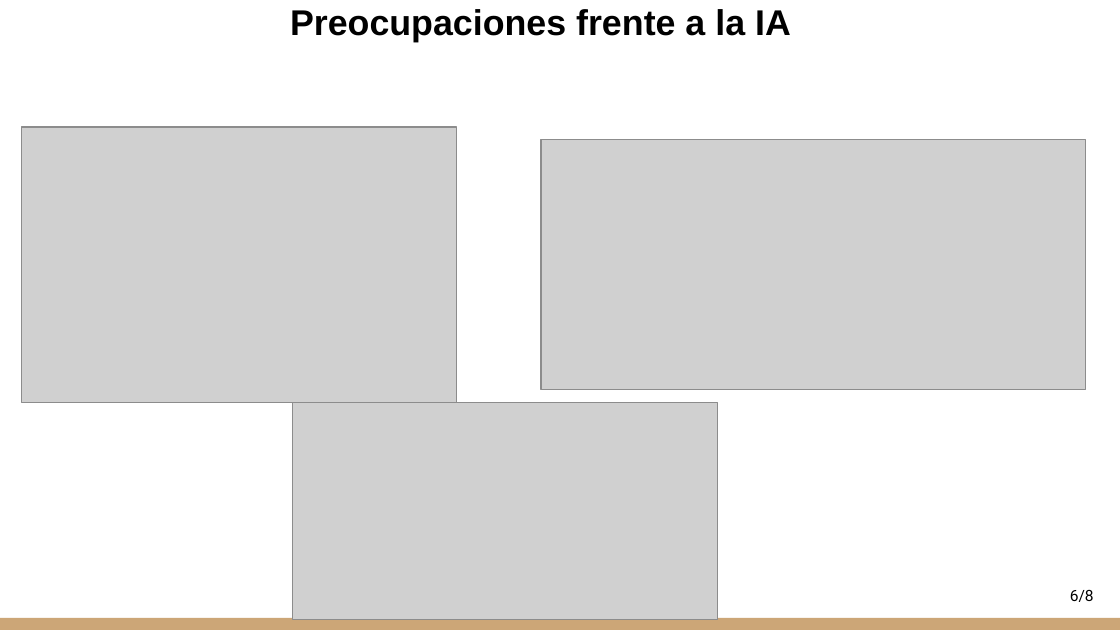
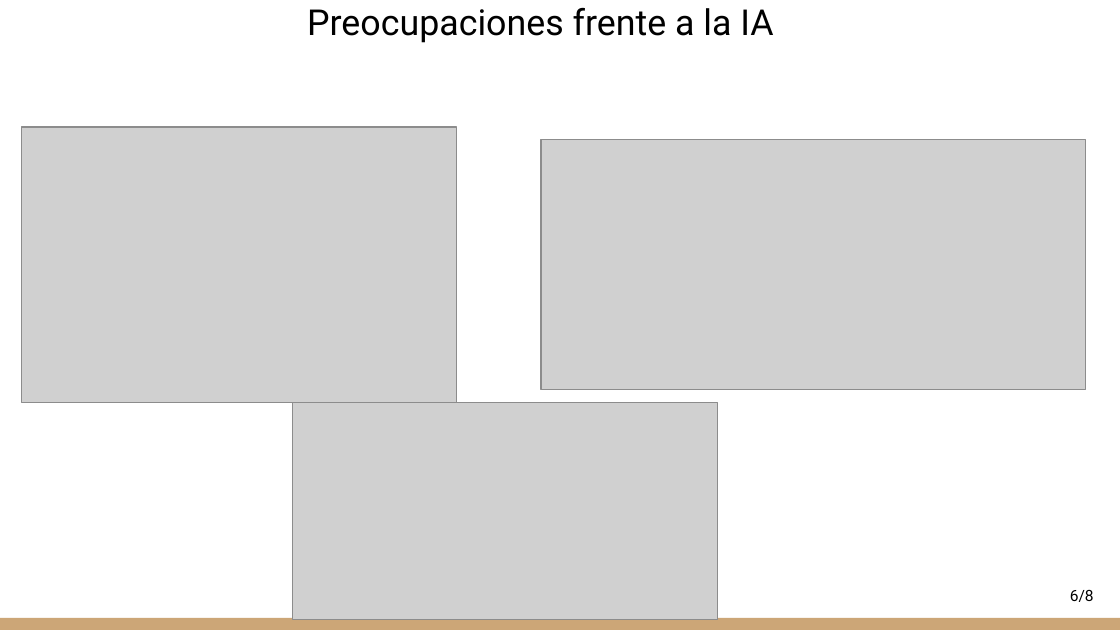
Before and after one commit to martin1000000000/Computacion-cientifica, a slide deck: slide 6 of Presentacion_entrega_2.pptx. Drawn at 1120x630 pixels with LibreOffice and Linux fonts; fonts in the diff are those of the drawing; grey boxes stand for pictures. Boxes give left, top, right and bottom in pixels: in the first picture for what was removed or moved away, otherwise in the second. Text is boxed around its words. In the diff, an @@ line names an element or a change of style, - is before the commit and + after.

```diff
--- a/Presentacion_entrega_2.pptx
+++ b/Presentacion_entrega_2.pptx
@@ text "Preocupaciones frente a la IA" at [307, 7, 773, 43]: font Arial to Roboto, bold off @@
```
Also in this commit, not shown: 2 other slides changed.
